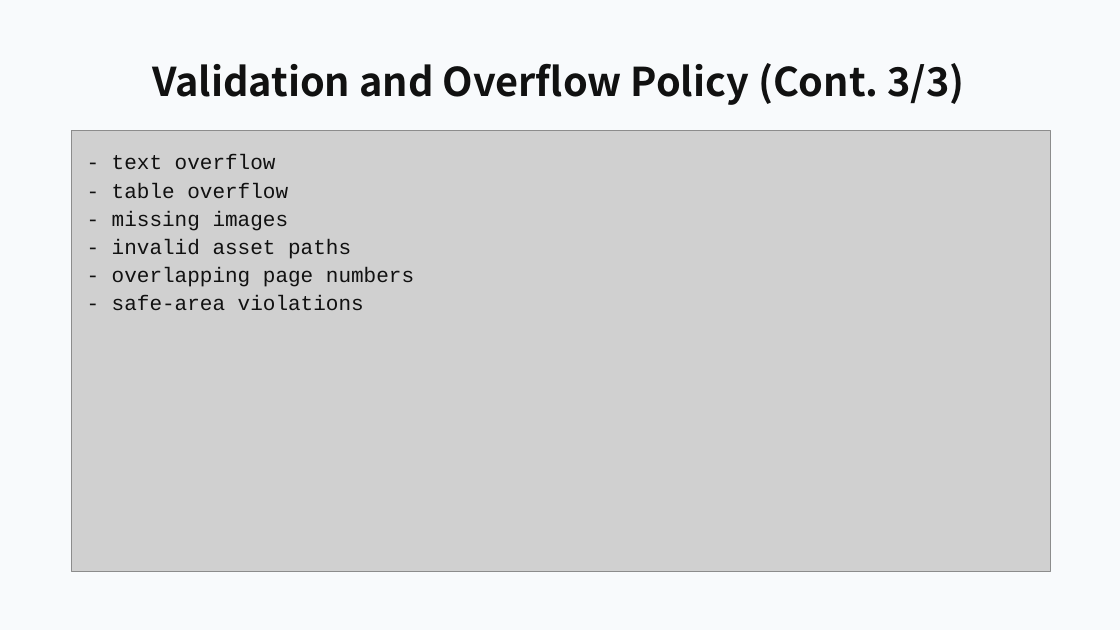
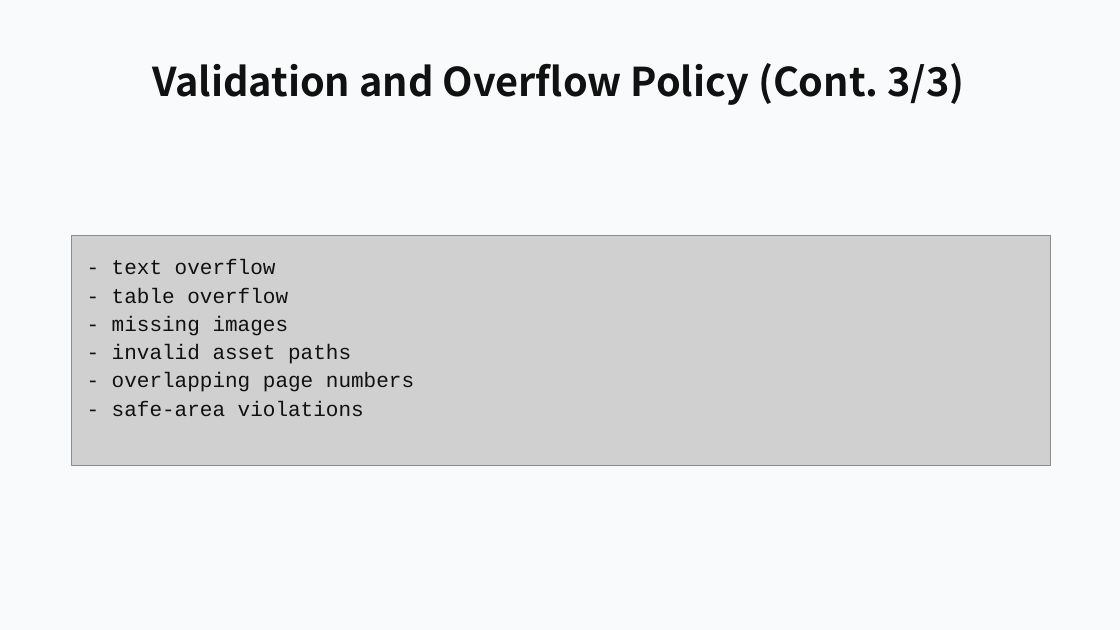
Before and after one commit to ch040602/mdpr-skill, a slide deck: slide 20 of artifacts/mdpr-vs-skill/mdpr-baseline-result.pptx. Drawn at 1120x630 pixels with LibreOffice and Linux fonts; fonts in the diff are those of the drawing; grey boxes stand for pictures. Boxes give left, top, right and bottom in pixels: in the first picture for what was removed or moved away, otherwise in the second. Text is boxed around its words. In the diff, an @@ line names an element or a change of style, - is before the commit and + after.

```diff
--- a/artifacts/mdpr-vs-skill/mdpr-baseline-result.pptx
+++ b/artifacts/mdpr-vs-skill/mdpr-baseline-result.pptx
@@ picture: place and size @@
-picture at [71,130,1050,571]
+picture at [71,235,1050,465]
@@ text "- text overflow": place and size @@
-text "- text overflow" at [112,154,414,310]
+text "- text overflow" at [112,260,414,416]
```
Also in this commit, not shown: 1 other slide changed, 9 other files.
